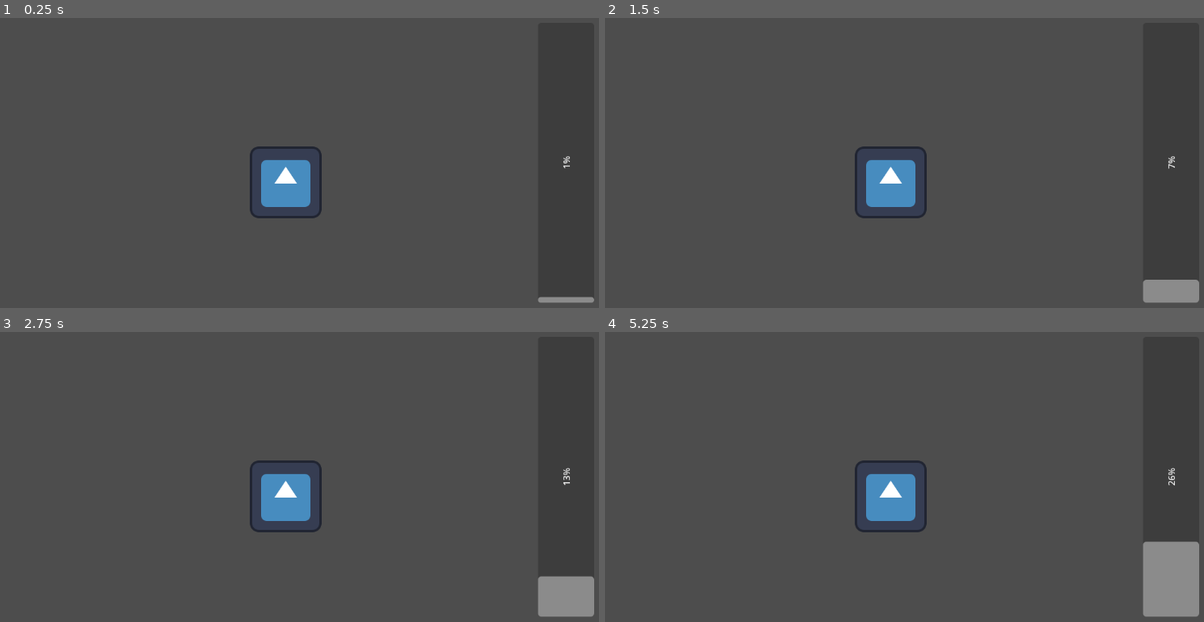
Above: before the commit, frames 1-4 (two rows, left to right).
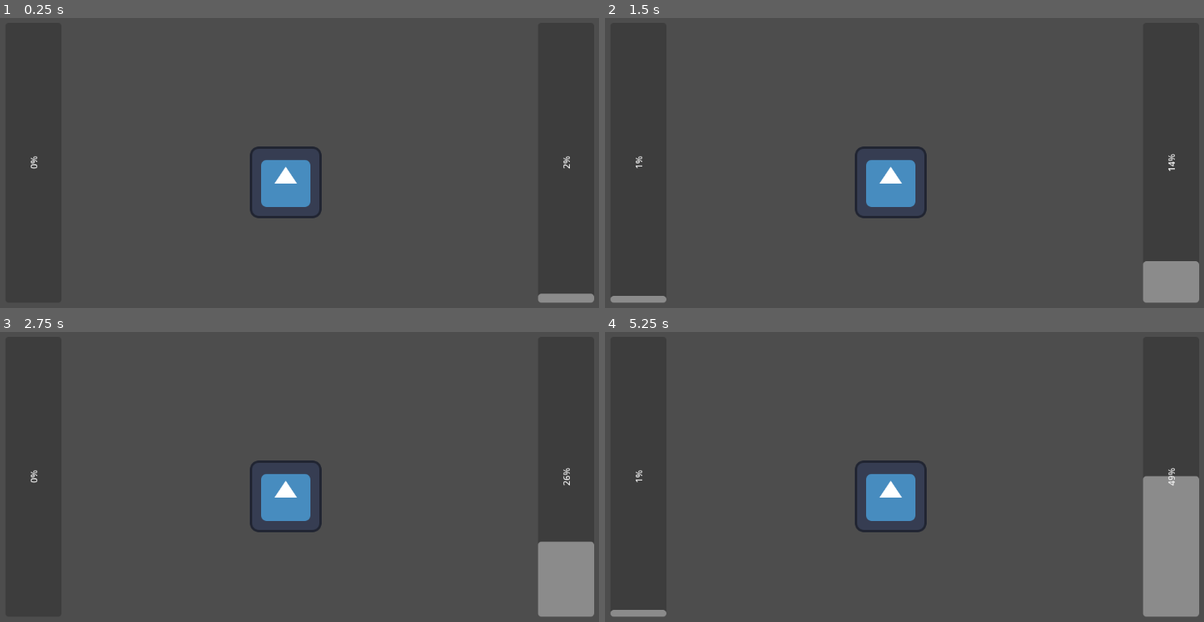
Above: after the commit, the same moments.

Repository: DevenairThomas/Silent-But-Deadly
Game: Godot game, scene res://main.tscn
Two runs of this game, one before a commit and one after it. Both use one fixed random seed, a clock stepped at 60 frames per second and the inputs below. The engine's default icon, where the game draws it, is replaced by a stand-in: a white triangle on a blue panel in a dark square.
Inputs (mouse positions are in pixels of both pictures, inside the frame that each line leads up to):
- Up to frame 1 (0.25 s): no input
- Up to frame 2 (1.5 s): move the mouse to (1048, 142) at 0.52 s; click (1048, 142) at 0.67 s; move the mouse to (778, 180) at 1.27 s; click (778, 180) at 1.42 s
- Up to frame 3 (2.75 s): tap Enter at 2 s; move the mouse to (365, 395) at 2.02 s; click (365, 395) at 2.17 s
- Up to frame 4 (5.25 s): move the mouse to (874, 549) at 2.77 s; click (874, 549) at 2.92 s; tap Space at 3.5 s; move the mouse to (1096, 529) at 3.52 s; click (1096, 529) at 3.67 s; move the mouse to (712, 421) at 4.27 s; click (712, 421) at 4.42 s; tap Enter at 5 s; move the mouse to (940, 477) at 5.02 s; click (940, 477) at 5.17 s

The runs differ from the first frame. In frame 1, 0.2% of the frame differs, in the area x 5-100%, y 47-97%; in frame 2, 0.9%; in frame 3, 1.2%; in frame 4, 2.4%, in the area x 0-100%, y 47-99%.

Commit message:
charge meter, left click release

Diff:
--- a/main.gd
+++ b/main.gd
@@ -1,48 +1,57 @@
 extends Node2D
 
+# Fart pressure variables
 var fart_level : float = 0.0
-var fart_rate : float = 5.0
-var release_rate : float = 5.0
+var fart_rate : float = 10.0
 
+# Fart charge variables
+var fart_charge : float = 0.0
+var fart_charging: bool = false
+var charge_power : float = 0.4
+
+# UI Elements
 @onready var fart_meter = $UI/FartMeter
+@onready var power_meter = $UI/PowerMeter
 
 func _process(delta):
+	fart_level_increase(delta)
+	charge_fart(fart_charging)
+	fart_charge = clamp(fart_charge, 0, 100)
+	power_meter.value = fart_charge
+	if fart_level >= 100:
+		game_over()
+
+# Detect inputs
+func _input(event):
+	if event is InputEventMouseButton:
+		if event.button_index == MOUSE_BUTTON_LEFT:
+			if event.pressed:
+				fart_charging = true
+			else:
+				fart_charging = false
+
+# Increase fart pressure over time
+func fart_level_increase(delta):
 	fart_level += fart_rate * delta
 	fart_level = clamp(fart_level, 0, 100)
 	fart_meter.value = fart_level
-	if fart_level >= 100:
-		game_over()
 
-func _input(event):
-	if event is InputEventMouseButton:
-		if event.is_ctrl_pressed():
-			if event.button_index == MOUSE_BUTTON_WHEEL_UP:
-				release_fart(true)
-			if event.button_index == MOUSE_BUTTON_WHEEL_DOWN:
-				release_fart(true)
-		else:
-			if event.button_index == MOUSE_BUTTON_WHEEL_UP:
-				release_fart(true)
-			if event.button_index == MOUSE_BUTTON_WHEEL_DOWN:
-				release_fart(false)
-	elif event is InputEventMagnifyGesture:
-		if event.factor > 1.0: #Touchpad fingers spread
-			release_fart(true)
-			print("Hit spread")
-		if event.factor < 1.0: #Touchpad pinch
-			release_fart(false)
-			print("Hit pinch")
+# Control the fart charge power
+func charge_fart(charge: bool):
+	if charge == true:
+		fart_charge += charge_power
+		release_fart()
 	else:
-		release_fart(false)
-		print("Hit input event screen touch equals false")
+		fart_charge -= charge_power
 
-func release_fart(release: bool):
-	if release == true:
-		fart_level -= release_rate
-		fart_level = clamp(fart_level, 0, 100)
-		fart_meter.value = fart_level
-		print("Fart released Current level: ", fart_level)
+# Release fart based on charge value
+func release_fart():
+	fart_level -= fart_charge/10.0
+	fart_level = clamp(fart_level, 0, 100)
+	fart_meter.value = fart_level
+	print("Fart released Current level: ", fart_level)
 
+# The function
 func game_over():
 	print("GAME OVER: Player Exploded")
 	get_tree().paused = true
--- a/main.tscn
+++ b/main.tscn
@@ -13,9 +13,15 @@
 [node name="UI" type="CanvasLayer" parent="."]
 
 [node name="FartMeter" type="ProgressBar" parent="UI"]
-custom_minimum_size = Vector2(100, 100)
 offset_left = 1000.0
 offset_top = 575.0
 offset_right = 1500.0
 offset_bottom = 675.0
 rotation = 4.71239
+
+[node name="PowerMeter" type="ProgressBar" parent="UI"]
+offset_left = 50.0
+offset_top = 575.0
+offset_right = 550.0
+offset_bottom = 675.0
+rotation = -1.5708
